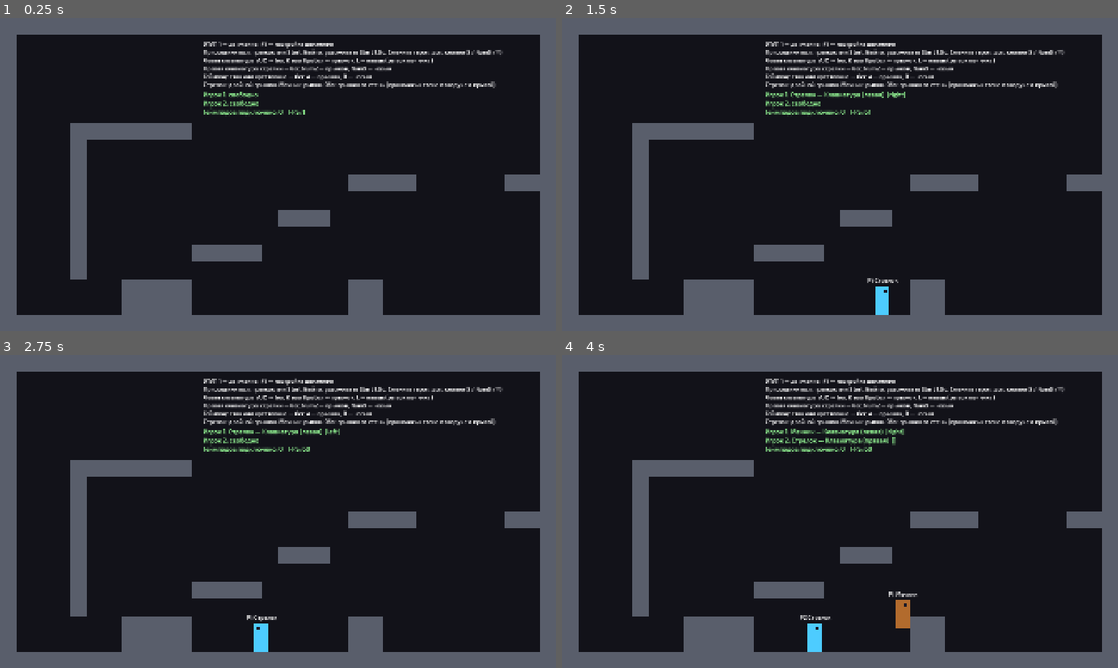
Above: before the commit, frames 1-4 (two rows, left to right).
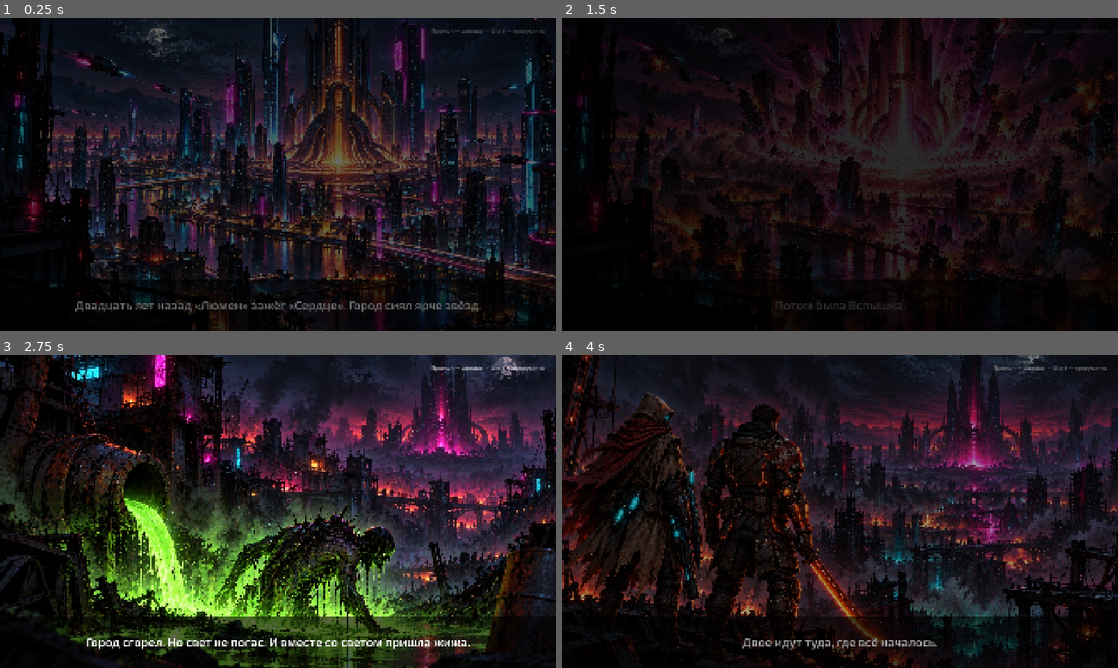
Above: after the commit, the same moments.

Repository: wrcabeludo-rgb/001
Game: Godot game, scene res://scenes/intro_comic.tscn
The game is run twice, just before and just after one commit, with the same random seed, the same clock (stepped at 60 frames per second) and the same inputs. Before the commit the project starts from res://scenes/test_room.tscn.
Inputs:
- Up to frame 1 (0.25 s): no input
- Up to frame 2 (1.5 s): hold D from 0.53 s (still down); tap K at 0.6 s; tap Space at 0.77 s; tap J at 1.35 s
- Up to frame 3 (2.75 s): tap Space at 1.52 s; release D at 2.03 s; hold A from 2.03 s (still down); tap L at 2.1 s
- Up to frame 4 (4 s): release A at 2.78 s; hold D from 2.78 s (still down); tap I at 2.85 s; tap Space at 3.02, 3.77 s; tap Keypad Enter at 3.6 s

The runs differ from the first frame. In frame 1, 47% of the frame differs, in the area x 0-100%, y 0-100%; in frame 2, 31%; in frame 3, 68%; in frame 4, 53%.

Commit message:
Intro comic: four panels with captions, fades and slow zoom; skippable
The game now starts with the intro comic, which leads into the test room.

Co-Authored-By: Claude Opus 5.5 <noreply@anthropic.com>
Claude-Session: https://claude.ai/code/session_01DbbAxgCR2CT7iqKnVBrHPT

Diff:
--- a/coop-platformer/game/project.godot
+++ b/coop-platformer/game/project.godot
@@ -12,7 +12,7 @@
 
 config/name="Неон и пепел"
 config/description="Кооперативный платформер: стрелок и мечник"
-run/main_scene="res://scenes/test_room.tscn"
+run/main_scene="res://scenes/intro_comic.tscn"
 config/features=PackedStringArray("4.4", "GL Compatibility")
 
 [autoload]
--- /dev/null
+++ b/coop-platformer/game/scenes/intro_comic.tscn
@@ -0,0 +1,12 @@
+[gd_scene load_steps=2 format=3]
+
+[ext_resource type="Script" path="res://scripts/ui/intro_comic.gd" id="1_intro"]
+
+[node name="IntroComic" type="Control"]
+layout_mode = 3
+anchors_preset = 15
+anchor_right = 1.0
+anchor_bottom = 1.0
+grow_horizontal = 2
+grow_vertical = 2
+script = ExtResource("1_intro")
--- /dev/null
+++ b/coop-platformer/game/scripts/ui/comic_player.gd
@@ -0,0 +1,116 @@
+extends Control
+## Plays a comic: full-screen panels with a slow zoom, fades and a caption at the bottom.
+## Jump / attack on any device shows the next panel, Start skips the whole comic.
+
+signal finished
+
+const FADE_TIME := 0.6
+const HOLD_TIME := 5.0
+const ZOOM := 0.05
+
+## Each entry: {"image": Texture2D, "caption": String}
+var panels: Array = []
+## Scene to open when the comic ends; empty means only emit `finished`.
+var next_scene := ""
+
+var _index := -1
+var _time := 0.0
+var _image: TextureRect
+var _caption: Label
+var _fade: ColorRect
+
+
+func _ready() -> void:
+	set_anchors_preset(Control.PRESET_FULL_RECT)
+
+	var backdrop := ColorRect.new()
+	backdrop.color = Color.BLACK
+	backdrop.set_anchors_preset(Control.PRESET_FULL_RECT)
+	add_child(backdrop)
+
+	_image = TextureRect.new()
+	_image.set_anchors_preset(Control.PRESET_FULL_RECT)
+	_image.expand_mode = TextureRect.EXPAND_IGNORE_SIZE
+	_image.stretch_mode = TextureRect.STRETCH_KEEP_ASPECT_COVERED
+	add_child(_image)
+
+	var band := ColorRect.new()
+	band.color = Color(0, 0, 0, 0.6)
+	band.position = Vector2(0, 900)
+	band.size = Vector2(1920, 180)
+	add_child(band)
+
+	_caption = Label.new()
+	_caption.position = Vector2(160, 915)
+	_caption.size = Vector2(1600, 150)
+	_caption.horizontal_alignment = HORIZONTAL_ALIGNMENT_CENTER
+	_caption.vertical_alignment = VERTICAL_ALIGNMENT_CENTER
+	_caption.autowrap_mode = TextServer.AUTOWRAP_WORD_SMART
+	_caption.add_theme_font_size_override("font_size", 42)
+	add_child(_caption)
+
+	var hint := Label.new()
+	hint.text = "Прыжок — дальше   ·   Start — пропустить"
+	hint.position = Vector2(1400, 30)
+	hint.size = Vector2(480, 30)
+	hint.horizontal_alignment = HORIZONTAL_ALIGNMENT_RIGHT
+	hint.add_theme_font_size_override("font_size", 20)
+	hint.add_theme_color_override("font_color", Color(1, 1, 1, 0.6))
+	add_child(hint)
+
+	_fade = ColorRect.new()
+	_fade.color = Color.BLACK
+	_fade.set_anchors_preset(Control.PRESET_FULL_RECT)
+	_fade.mouse_filter = Control.MOUSE_FILTER_IGNORE
+	add_child(_fade)
+
+	_show_next()
+
+
+func _physics_process(_delta: float) -> void:
+	for device in PlayerManager.all_devices():
+		if device.just_pressed("start"):
+			_finish()
+			return
+		if device.just_pressed("jump") or device.just_pressed("attack"):
+			# Skip straight to the fade-out of the current panel.
+			_time = maxf(_time, FADE_TIME + HOLD_TIME)
+
+
+func _process(delta: float) -> void:
+	if _index >= panels.size():
+		return
+	_time += delta
+	var total := FADE_TIME * 2.0 + HOLD_TIME
+	if _time >= total:
+		_show_next()
+		return
+
+	var alpha := 0.0
+	if _time < FADE_TIME:
+		alpha = 1.0 - _time / FADE_TIME
+	elif _time > FADE_TIME + HOLD_TIME:
+		alpha = (_time - FADE_TIME - HOLD_TIME) / FADE_TIME
+	_fade.color.a = alpha
+
+	_image.pivot_offset = _image.size / 2.0
+	_image.scale = Vector2.ONE * (1.0 + ZOOM * _time / total)
+
+
+func _show_next() -> void:
+	_index += 1
+	_time = 0.0
+	if _index >= panels.size():
+		_finish()
+		return
+	_image.texture = panels[_index]["image"]
+	_caption.text = panels[_index]["caption"]
+	_fade.color.a = 1.0
+
+
+func _finish() -> void:
+	_index = panels.size()
+	set_physics_process(false)
+	finished.emit()
+	if next_scene != "":
+		get_tree().change_scene_to_file(next_scene)
--- /dev/null
+++ b/coop-platformer/game/scripts/ui/intro_comic.gd
@@ -0,0 +1,23 @@
+extends "res://scripts/ui/comic_player.gd"
+## Opening comic (story: STORY.md, "Вступление"). Leads into the test room for now.
+
+func _init() -> void:
+	next_scene = "res://scenes/test_room.tscn"
+	panels = [
+		{
+			"image": preload("res://assets/art/comics/intro_01.png"),
+			"caption": "Двадцать лет назад «Люмен» зажёг «Сердце». Город сиял ярче звёзд.",
+		},
+		{
+			"image": preload("res://assets/art/comics/intro_02.png"),
+			"caption": "Потом была Вспышка.",
+		},
+		{
+			"image": preload("res://assets/art/comics/intro_03.png"),
+			"caption": "Город сгорел. Но свет не погас. И вместе со светом пришла жижа.",
+		},
+		{
+			"image": preload("res://assets/art/comics/intro_04.png"),
+			"caption": "Двое идут туда, где всё началось.",
+		},
+	]
Binary file added: coop-platformer/game/assets/art/comics/intro_01.png
Binary file added: coop-platformer/game/assets/art/comics/intro_02.png
Binary file added: coop-platformer/game/assets/art/comics/intro_03.png
Binary file added: coop-platformer/game/assets/art/comics/intro_04.png
Not shown, added: coop-platformer/art_source/comics/heroes_rooftop_alt.png
